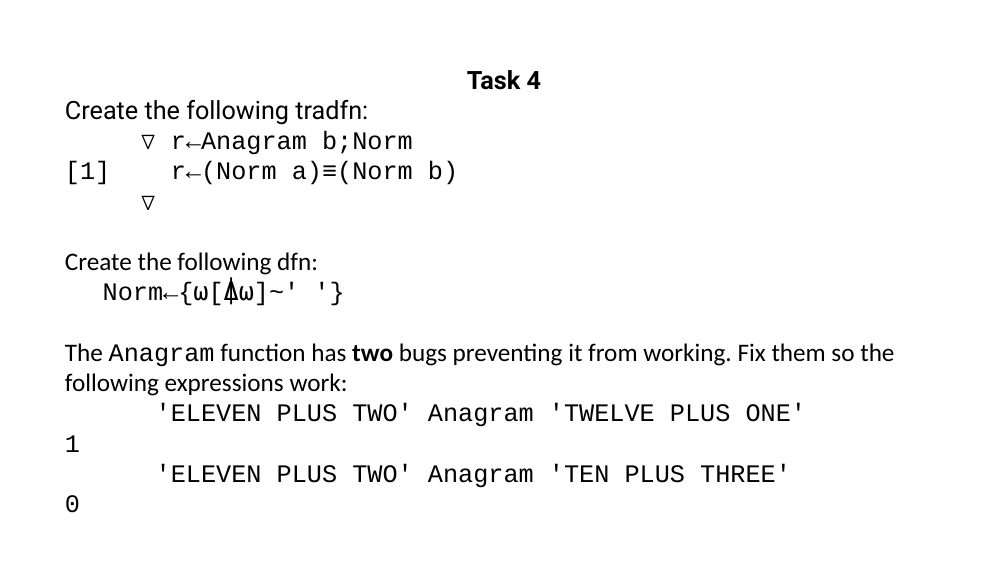
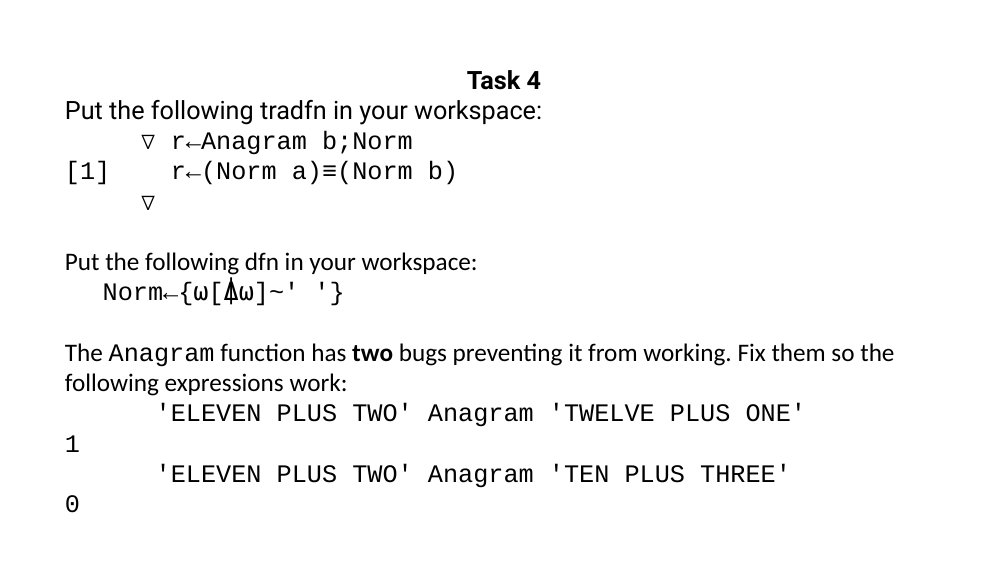
Before and after one commit to rikedyp/apltasks, a slide deck: slide 4 of exercises2.pptx. Drawn at 1008x567 pixels with LibreOffice and Linux fonts; fonts in the diff are those of the drawing. Boxes give left, top, right and bottom in pixels: in the first picture for what was removed or moved away, otherwise in the second. Text is boxed around its words. In the diff, an @@ line names an element or a change of style, - is before the commit and + after.

```diff
--- a/exercises2.pptx
+++ b/exercises2.pptx
@@ text at (x1=65, y1=100, x2=542, y2=125): text changed @@
-Create the following tradfn:
+Put the following tradfn in your workspace:
@@ text at (x1=65, y1=252, x2=478, y2=275): text changed @@
-Create the following dfn:
+Put the following dfn in your workspace:
```
Also in this commit, not shown: 1 slide added, 1 slide removed, 1 other file.
